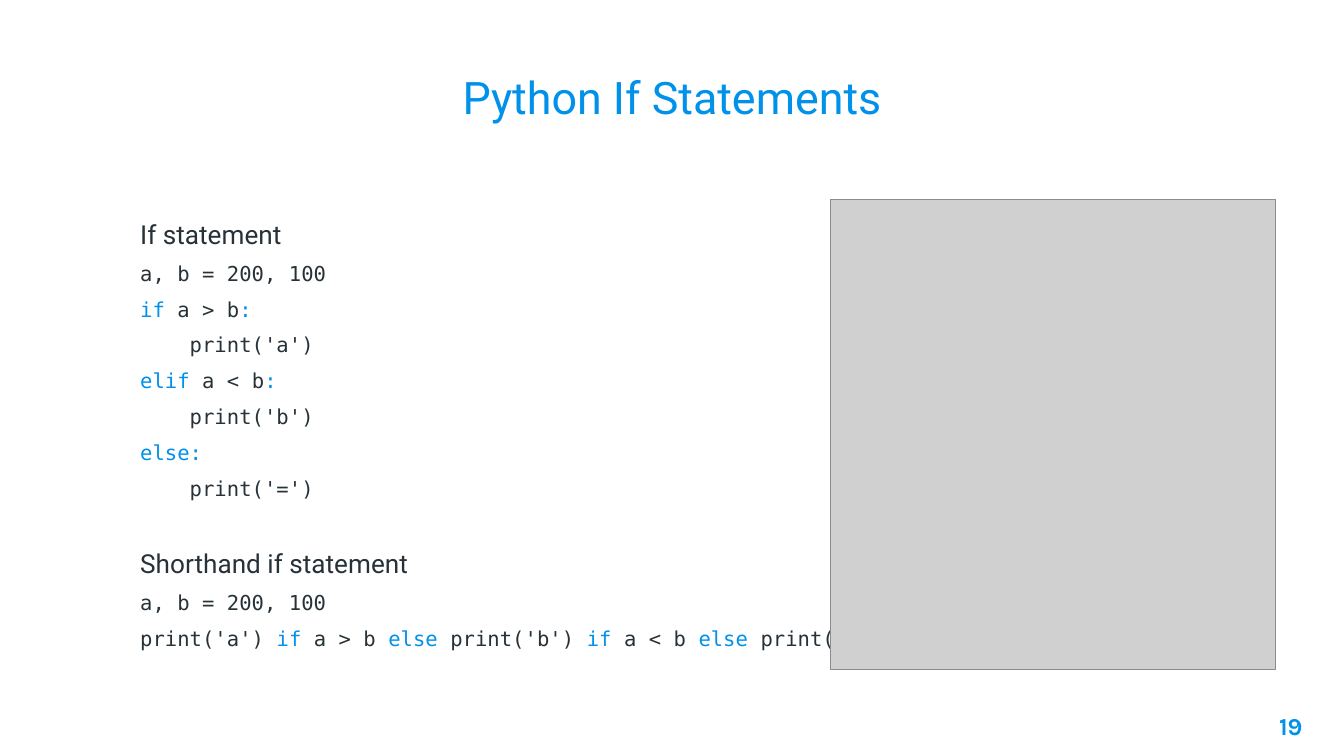
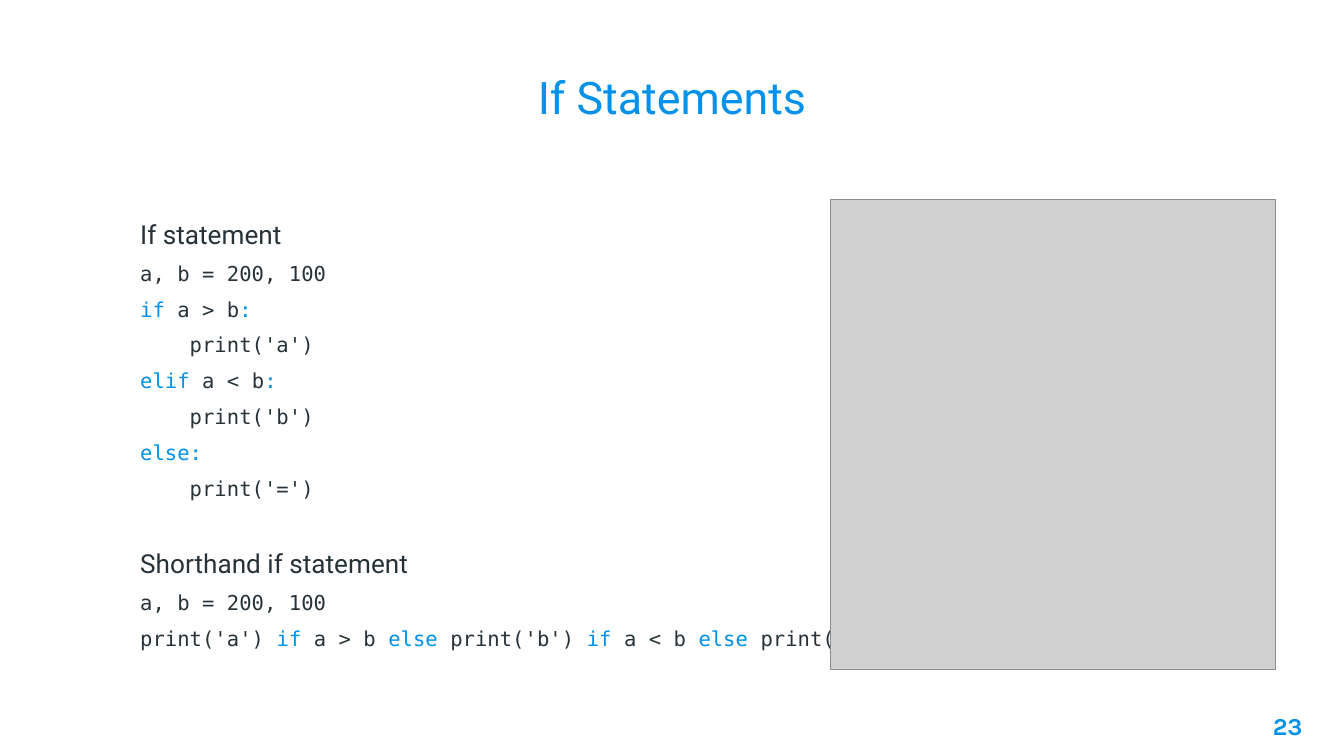
Before and after one commit to AleeRezaa/learn-python, a slide deck: slide 23 of Python.pptx (slide 19 before the commit). Drawn at 1344x756 pixels with LibreOffice and Linux fonts; fonts in the diff are those of the drawing; grey boxes stand for pictures; background and template pictures are left out. Boxes give left, top, right and bottom in pixels: in the first picture for what was removed or moved away, otherwise in the second. Text is boxed around its words. In the diff, an @@ line names an element or a change of style, - is before the commit and + after.

```diff
--- a/Python.pptx
+++ b/Python.pptx
@@ title at [538,80,807,115]: text changed @@
-Python If Statements
+If Statements
@@ page number at [1273,719,1303,736]: text changed @@
-19
+23
```
Also in this commit, not shown: 35 other slides changed, 4 slides added, 1 slide removed.
